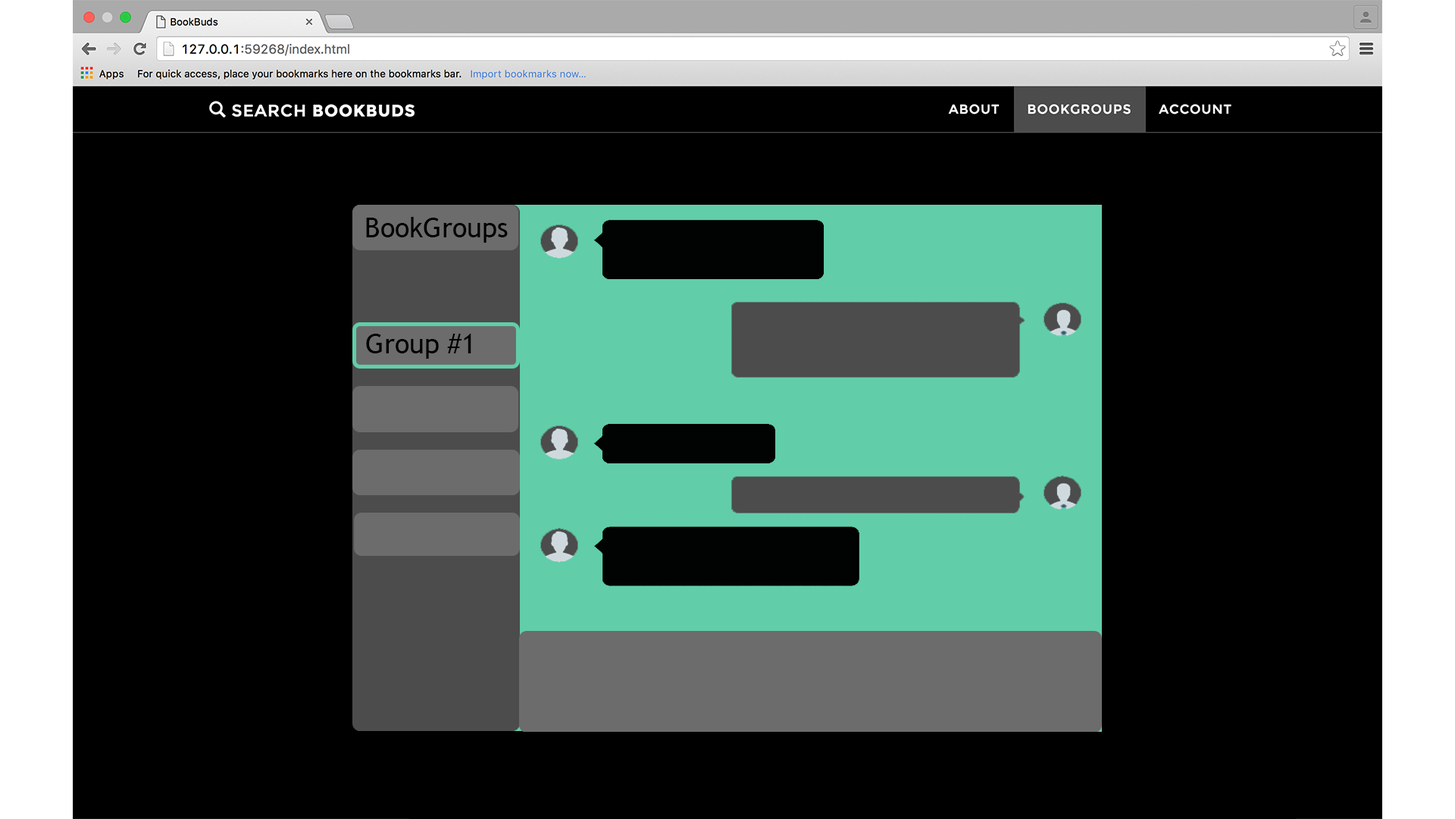
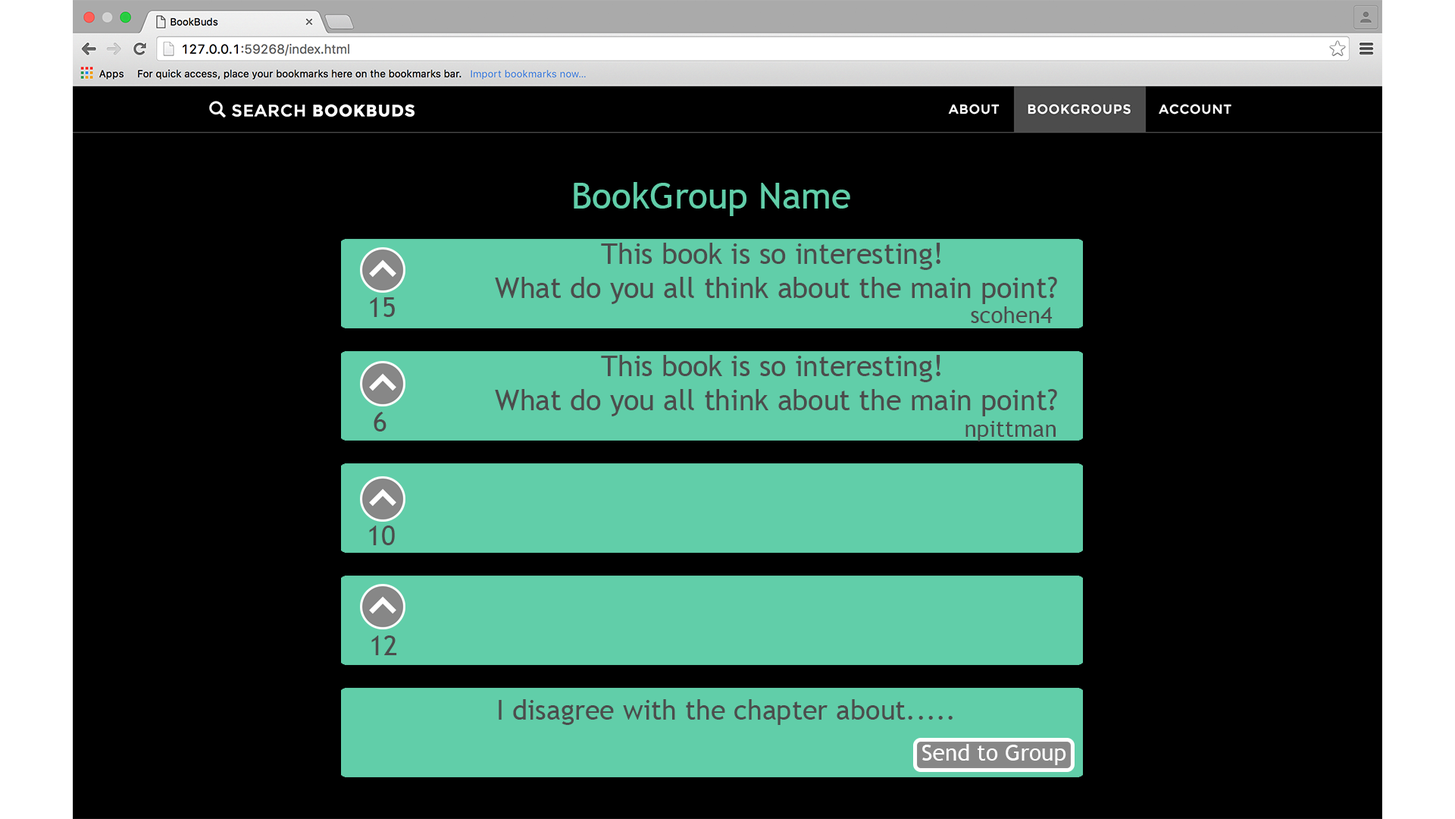
Two versions of the same layered image (1455 × 819). Layer-by-layer changes:
renamed "Rounded Rectangle 7" to "Layer 1", moved it above "10", painted on it, unmasked it over bbox(360, 247, 1103, 733)
renamed "Group #1" to "I disagree with the chapter about.....", moved it above "Rounded Rectangle 1", painted on it over bbox(366, 333, 953, 725)
moved "Rounded Rectangle 1" above "npittman", painted on it over bbox(353, 204, 1103, 772)
added layer "This book is so interesting! What do you all think about the m copy" in group "Artboard 1" over bbox(494, 354, 1058, 417)
renamed "Rounded Rectangle 3 copy" to "This book is so interesting! What do you all think about the m", moved it into group "Artboard 1", painted on it, unmasked it over bbox(352, 242, 1058, 369)
renamed "Rounded Rectangle 3" to "Rounded Rectangle 2 copy 5", moved it into group "Artboard 1", painted on it, unmasked it over bbox(341, 204, 1084, 329)
renamed "Rectangle 2" to "Rounded Rectangle 2 copy 3", moved it above "Rounded Rectangle 2 copy 2", painted on it over bbox(341, 591, 1097, 777)
renamed "Layer 1" to "Rounded Rectangle 2 copy 2", painted on it over bbox(341, 575, 1084, 665)
renamed "Rounded Rectangle 2" to "Rounded Rectangle 2 copy 4", moved it above "Rounded Rectangle 2 copy", painted on it, unmasked it over bbox(341, 204, 1084, 731)
removed layer "Screenshot 2016-03-28 12.31.15" from group "Artboard 1" over bbox(529, 204, 1103, 819)
renamed "Rectangle 1" to "Rounded Rectangle 2 copy", painted on it, unmasked it over bbox(341, 463, 1297, 819)
renamed "BookGroups" to "BookGroup Name", painted on it over bbox(366, 181, 851, 243)
removed group "Group 1" (5 layers) from group "Artboard 1" over bbox(352, 204, 520, 556)
removed layer "Rounded Rectangle 5" from group "Group 1" over bbox(352, 449, 520, 495)
removed layer "Rounded Rectangle 4" from group "Group 1" over bbox(352, 385, 519, 433)
…and 11 more changes (10 added, 1 removed)
